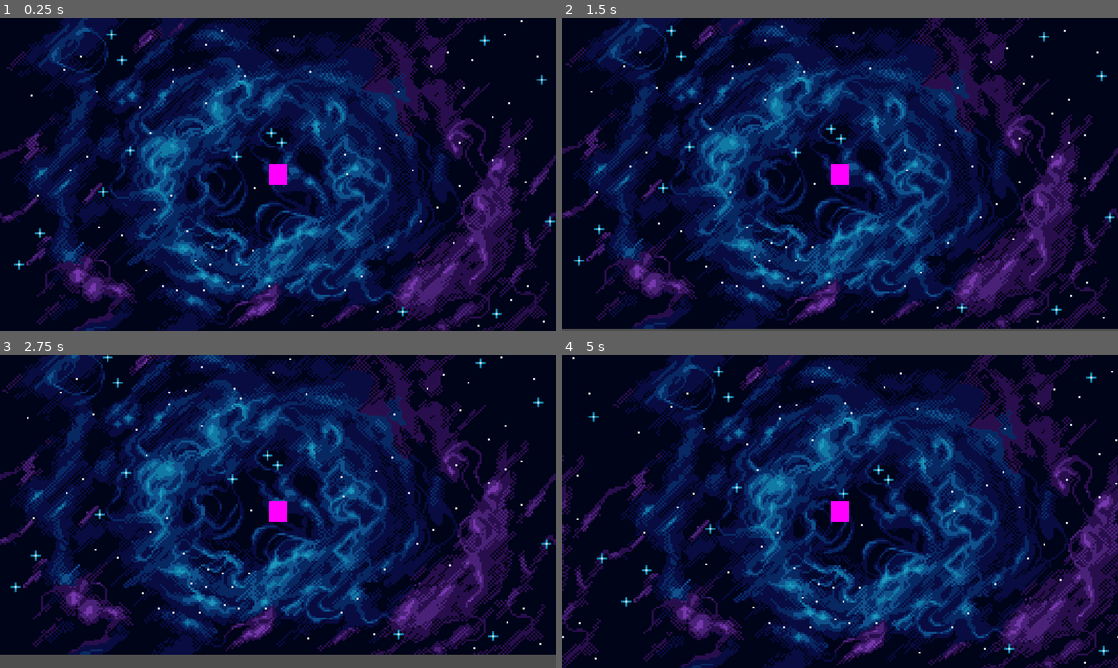
Above: before the commit, frames 1-4 (two rows, left to right).
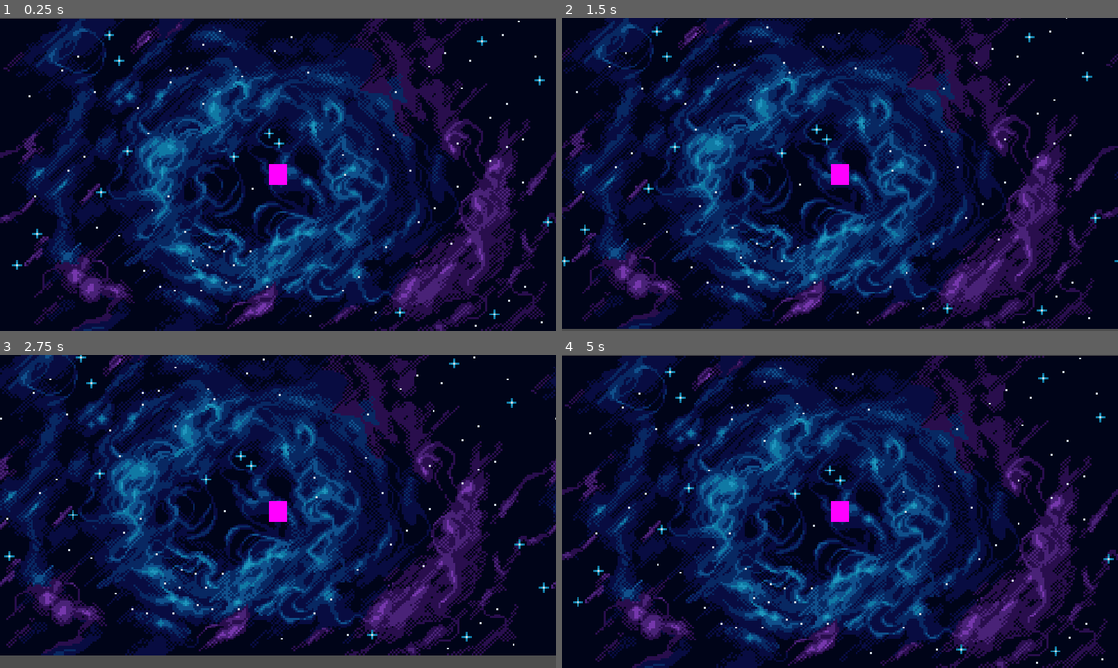
Above: after the commit, the same moments.

Repository: M-a-b-e-l/CISC2540---2D-Game-group-6
Game: Godot game, scene res://Scenes/MiniGame3.tscn
Two runs of this game, one before a commit and one after it. Both use one fixed random seed, a clock stepped at 60 frames per second and the inputs below. This scene is started directly instead of the project's main scene.
Inputs:
- Up to frame 1 (0.25 s): no input
- Up to frame 2 (1.5 s): hold Right (ui_right) 0.53-1.28 s; hold Down (ui_down) from 1.28 s (still down)
- Up to frame 3 (2.75 s): release Down (ui_down) at 2.03 s; hold Right (ui_right) from 2.03 s (still down)
- Up to frame 4 (5 s): release Right (ui_right) at 2.78 s; hold Up (ui_up) 2.78-3.53 s; hold Left (ui_left) from 3.53 s (still down)

The runs differ from the first frame. In frame 1, 33% of the frame differs, in the area x 0-100%, y 0-100%; in frame 2, 52%; in frame 3, 57%; in frame 4, 63%.

Commit message:
Update MiniGame3

Diff:
--- a/group_6_2d_game/Scenes/MiniGame3.tscn
+++ b/group_6_2d_game/Scenes/MiniGame3.tscn
@@ -15,8 +15,8 @@
 position = Vector2(0, 1)
 
 [node name="Parallax2D" type="Parallax2D" parent="CanvasLayer"]
+scroll_offset = Vector2(0, 1)
 repeat_size = Vector2(1150, 0)
-autoscroll = Vector2(20, 50)
 
 [node name="TextureRect" type="TextureRect" parent="CanvasLayer/Parallax2D"]
 offset_right = 1155.0
